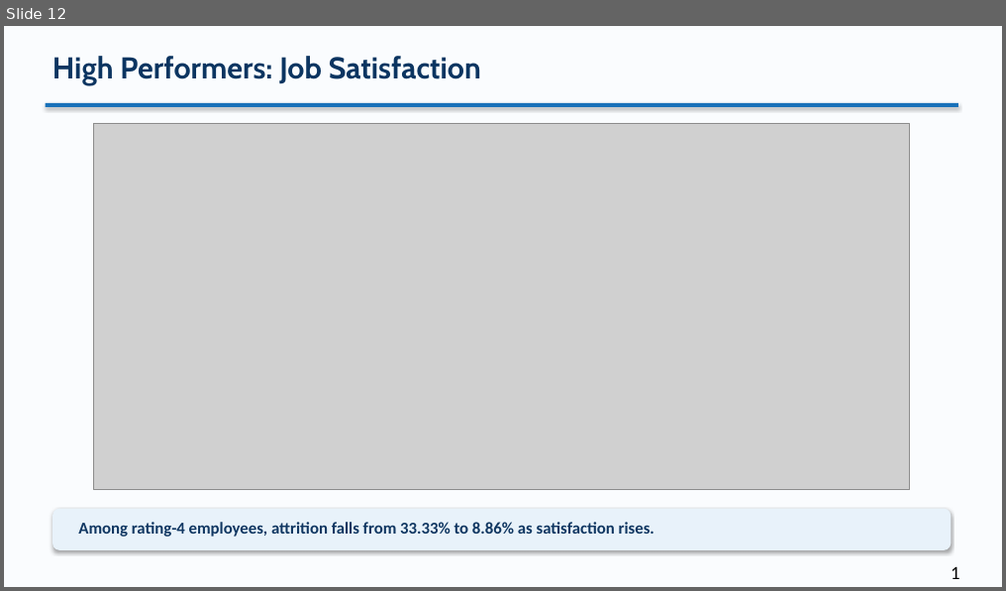
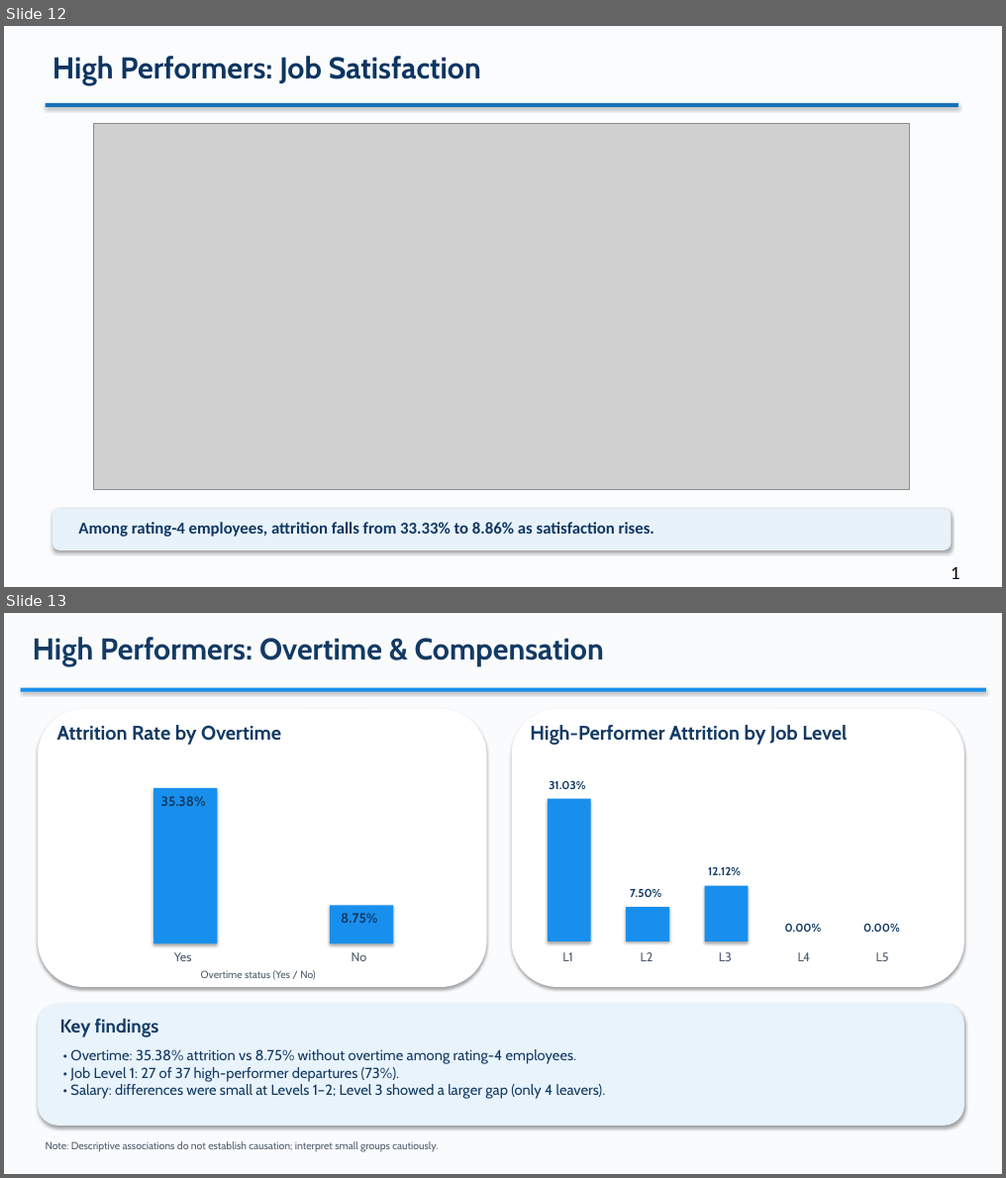
Before and after one commit to Jamieho1602/IBM-HR-Analytics-Overview, a slide deck: IBM HR Analytics Powerpoint Slides.pptx. Shown one above the other, each under a label of ours: slide 12 before the commit, slides 12 and 13 after it. The pictures are 1006x591 and 1006x1178 pixels, drawn with LibreOffice and Linux fonts; fonts in the diff are those of the drawing; grey boxes stand for pictures. Boxes give left, top, right and bottom in pixels: in the first picture for what was removed or moved away, otherwise in the second. Text is boxed around its words. In the diff, an @@ line names an element or a change of style, - is before the commit and + after.

```diff
--- a/IBM HR Analytics Powerpoint Slides.pptx
+++ b/IBM HR Analytics Powerpoint Slides.pptx
@@ slide 13 added at bbox=[4, 613, 1002, 1174], background #FFFFFF @@
@@ rectangle added at bbox=[4, 613, 1002, 1174], fill #FAFBFD @@
@@ text added at bbox=[33, 637, 604, 666], 29 pt, text #123A63, bold @@
+High Performers: Overtime & Compensation
@@ rectangle added at bbox=[21, 688, 986, 692], fill #188FED @@
@@ rounded rectangle added at bbox=[38, 709, 487, 987], fill #FFFFFF @@
@@ text added at bbox=[57, 725, 281, 745], 19 pt, text #123A63, bold @@
+Attrition Rate by Overtime
@@ rounded rectangle added at bbox=[512, 709, 964, 987], fill #FFFFFF @@
@@ text added at bbox=[530, 725, 846, 745], 19 pt, text #123A63, bold @@
+High-Performer Attrition by Job Level
@@ rectangle added at bbox=[153, 788, 218, 944], fill #188FED @@
@@ text added at bbox=[548, 780, 585, 789], 11 pt, text #123A63, bold @@
+31.03%
@@ text added at bbox=[161, 796, 206, 806], 13 pt, text #123A63, bold @@
+35.38%
@@ rectangle added at bbox=[548, 799, 591, 942], fill #188FED @@
@@ text added at bbox=[708, 867, 741, 875], 11 pt, text #123A63, bold @@
+12.12%
@@ rectangle added at bbox=[330, 906, 393, 944], fill #188FED @@
@@ rectangle added at bbox=[626, 907, 669, 942], fill #188FED @@
@@ text added at bbox=[630, 889, 661, 897], 11 pt, text #123A63, bold @@
+7.50%
@@ rectangle added at bbox=[705, 886, 748, 942], fill #188FED @@
@@ text added at bbox=[341, 913, 377, 923], 13 pt, text #123A63, bold @@
+8.75%
@@ text added at bbox=[785, 923, 822, 932], 11 pt, text #123A63, bold @@
+0.00%
@@ text added at bbox=[863, 924, 900, 932], 11 pt, text #123A63, bold @@
+0.00%
@@ text added at bbox=[174, 953, 192, 961], 12 pt, text #505E6E @@
+Yes
@@ text added at bbox=[351, 953, 367, 961], 12 pt, text #505E6E @@
+No
@@ text added at bbox=[562, 953, 573, 961], 12 pt, text #505E6E @@
+L1
@@ text added at bbox=[641, 953, 653, 961], 12 pt, text #505E6E @@
+L2
@@ text added at bbox=[719, 953, 732, 961], 12 pt, text #505E6E @@
+L3
@@ text added at bbox=[798, 953, 811, 961], 12 pt, text #505E6E @@
+L4
@@ text added at bbox=[876, 953, 889, 961], 12 pt, text #505E6E @@
+L5
@@ text added at bbox=[201, 970, 315, 980], 10 pt, text #505E6E @@
+Overtime status (Yes / No)
@@ rounded rectangle added at bbox=[38, 1004, 964, 1126], fill #E9F3FB @@
@@ text added at bbox=[60, 1019, 159, 1038], 18 pt, text #123A63, bold @@
+Key findings
@@ text added at bbox=[70, 1050, 606, 1099], 14 pt, text #123A63 @@
+• Overtime: 35.38% attrition vs 8.75% without overtime among rating-4 employees.
+• Job Level 1: 27 of 37 high-performer departures (73%).
+• Salary: differences were small at Levels 1–2; Level 3 showed a larger gap (only 4 leavers).
@@ text added at bbox=[46, 1142, 438, 1153], 10 pt, text #505E6E @@
+Note: Descriptive associations do not establish causation; interpret small groups cautiously.
```
Also in this commit, not shown: 1 slide changed, 1 slide removed.
